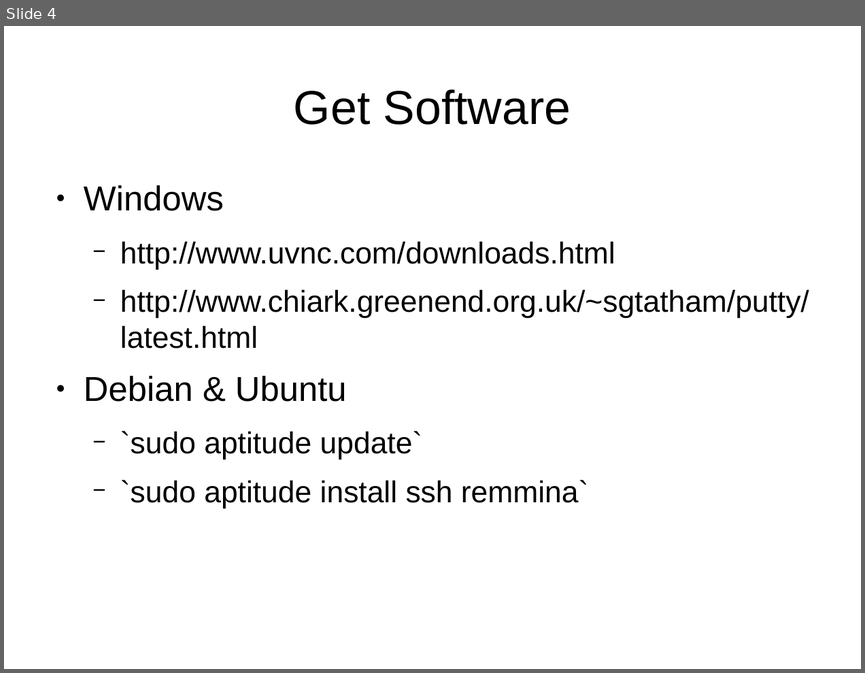
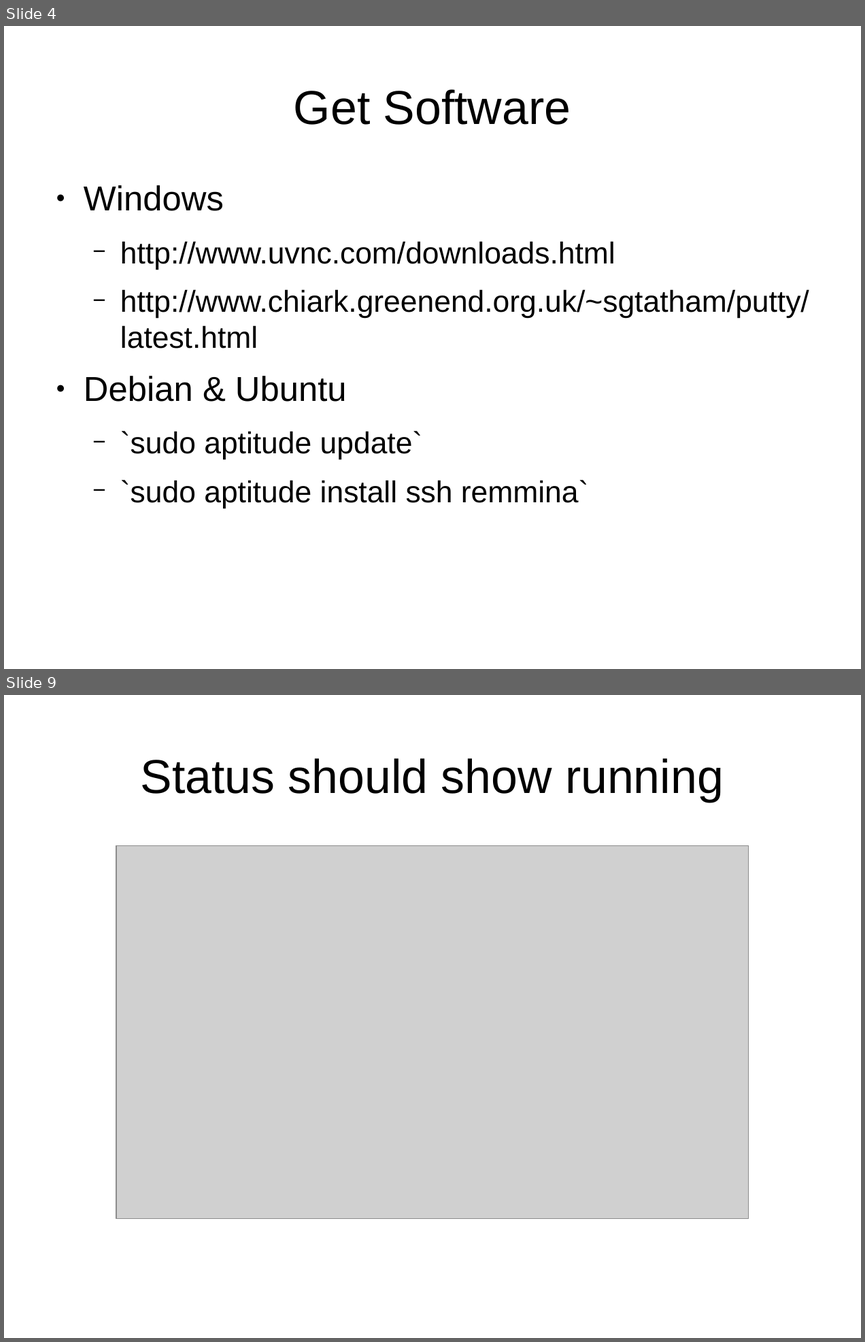
Before and after one commit to Oflameo/sshvnc_ws, a slide deck: doc/sshvnc.odp. Shown one above the other, each under a label of ours: slide 4 before the commit, slides 4 and 9 after it; the slides between them are not shown. The pictures are 865x673 and 865x1342 pixels, drawn with LibreOffice and Linux fonts; fonts in the diff are those of the drawing; grey boxes stand for pictures. Boxes give left, top, right and bottom in pixels: in the first picture for what was removed or moved away, otherwise in the second. Text is boxed around its words. In the diff, an @@ line names an element or a change of style, - is before the commit and + after.

```diff
--- a/doc/sshvnc.odp
+++ b/doc/sshvnc.odp
@@ slide 9 added at box(4, 695, 861, 1338), background #FFFFFF @@
@@ title added at box(141, 758, 723, 802), 44 pt, text #000000 @@
+Status should show running
@@ picture added at box(116, 845, 748, 1217) @@
```
Also in this commit, not shown: 8 other slides added, 1 slide removed, 12 other files.
